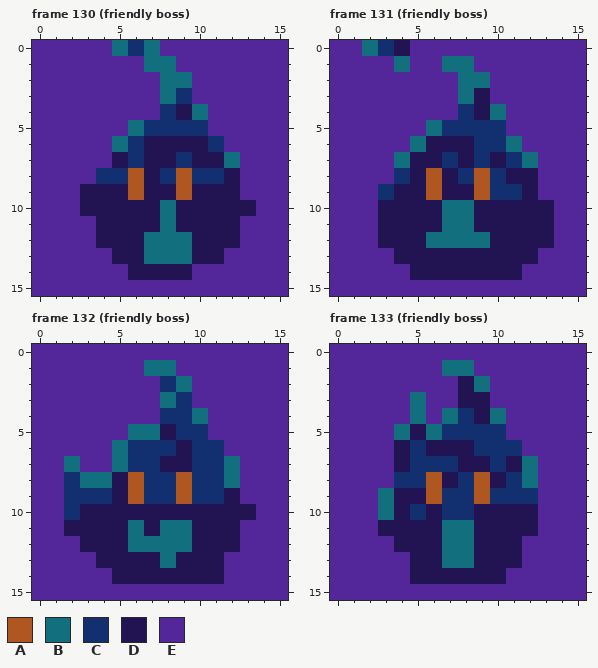
Pixel-art file -- gfx/objects.aseprite. The picture above was drawn from the file before the commit.
16x16 pixels, 137 frames. Shown: frame 130 (friendly boss), frame 131 (friendly boss), frame 132 (friendly boss), frame 133 (friendly boss). The commit also changed other frames, which this record leaves out.
Visible layers, top first: "Sword", "Character", "Background".
Palette (. is transparent): A #b05621  B #126f7e  C #122f70  D #221452  E #53269a
Pixels before, frame 130 (friendly boss), first column x 0:
 0 EEEEEBCBEEEEEEEE
 1 EEEEEEEBBEEEEEEE
 2 EEEEEEEEBBEEEEEE
 3 EEEEEEEEBCEEEEEE
 4 EEEEEEEECDBEEEEE
 5 EEEEEEBCCCCEEEEE
 6 EEEEEBCDDDDCEEEE
 7 EEEEEDCDDCDDBEEE
 8 EEEECCADCACCDEEE
 9 EEEDDDADDADDDEEE
10 EEEDDDDDBDDDDDEE
11 EEEEDDDDBDDDDEEE
12 EEEEDDDBBBDDDEEE
13 EEEEEDDBBBDDEEEE
14 EEEEEEDDDDEEEEEE
15 EEEEEEEEEEEEEEEE
Pixels before, frame 131 (friendly boss), first column x 0:
 0 EEBCDEEEEEEEEEEE
 1 EEEEBEEBBEEEEEEE
 2 EEEEEEEEBBEEEEEE
 3 EEEEEEEEBDEEEEEE
 4 EEEEEEEECDBEEEEE
 5 EEEEEEBCCCCEEEEE
 6 EEEEEBDDDCCBEEEE
 7 EEEEBDDCDCDCBEEE
 8 EEEECDADCACDDEEE
 9 EEECDDADDACCDEEE
10 EEEDDDDBBDDDDDEE
11 EEEDDDDBBDDDDDEE
12 EEEDDDBBBBDDDDEE
13 EEEEDDDDDDDDDEEE
14 EEEEEDDDDDDDEEEE
15 EEEEEEEEEEEEEEEE
Pixels before, frame 132 (friendly boss), first column x 0:
 0 EEEEEEEEEEEEEEEE
 1 EEEEEEEBBEEEEEEE
 2 EEEEEEEECBEEEEEE
 3 EEEEEEEEBCEEEEEE
 4 EEEEEEEECCBEEEEE
 5 EEEEEEBBDCCEEEEE
 6 EEEEEBCCCDCCEEEE
 7 EEBEEBCCDDCCBEEE
 8 EECBBDACCACCBEEE
 9 EECCCDACCACCDEEE
10 EECDDDDDDDDDDDEE
11 EEDDDDBDBBDDDEEE
12 EEEDDDBBBBDDDEEE
13 EEEEDDDDBDDDEEEE
14 EEEEEDDDDDDDEEEE
15 EEEEEEEEEEEEEEEE
Pixels before, frame 133 (friendly boss), first column x 0:
 0 EEEEEEEEEEEEEEEE
 1 EEEEEEEBBEEEEEEE
 2 EEEEEEEEDBEEEEEE
 3 EEEEEBEEDDEEEEEE
 4 EEEEEBEBCDBEEEEE
 5 EEEEBDBCCCCEEEEE
 6 EEEEDCDDDCCCEEEE
 7 EEEEDCCCDDCDBEEE
 8 EEEECCADCADCBEEE
 9 EEEBDDACCACCCEEE
10 EEEBDCDCCDDDDEEE
11 EEEDDDDBBDDDDEEE
12 EEEEDDDBBDDDEEEE
13 EEEEEDDBBDDDEEEE
14 EEEEEDDDDDDEEEEE
15 EEEEEEEEEEEEEEEE
After the commit:
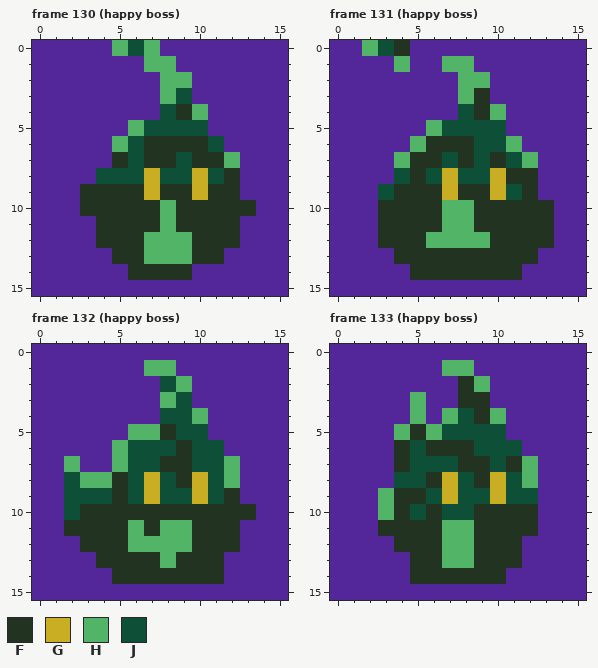
Colours new in this view: F #223421  G #c9ad23  H #52b466  J #0e4f38
The author wrote: Add sprites for little flame and recolour happy boss
Change:
Changed rows in their new state; - is an unchanged pixel.
Frame 130 (happy boss), layers "Sword", "Character":
first column x 3:
 0 --HJH------
 1 ----HH-----
 2 -----HH----
 3 -----HJ----
 4 -----JFH---
 5 ---HJJJJ---
 6 --HJFFFFJ--
 7 --FJFFJFFH-
 8 -JJJGJJGJF-
 9 FFFFGFFGFF-
10 FFFFFHFFFFF
11 -FFFFHFFFF-
12 -FFFHHHFFF-
13 --FFHHHFF--
14 ---FFFF----
Frame 131 (happy boss), layers "Sword", "Character":
first column x 2:
 0 HJF---------
 1 --H--HH-----
 2 ------HH----
 3 ------HF----
 4 ------JFH---
 5 ----HJJJJ---
 6 ---HFFFJJH--
 7 --HFFJFJFJH-
 8 --JFJGJJGFF-
 9 -JFFFGFFGJF-
10 -FFFFHHFFFFF
11 -FFFFHHFFFFF
12 -FFFHHHHFFFF
13 --FFFFFFFFF-
14 ---FFFFFFF--
Frame 132 (happy boss), layers "Sword", "Character":
first column x 2:
 1 -----HH-----
 2 ------JH----
 3 ------HJ----
 4 ------JJH---
 5 ----HHFJJ---
 6 ---HJJJFJJ--
 7 H--HJJFFJJH-
 8 JHHFJGJFGJH-
 9 JJJFJGJJGJF-
10 JFFFFFFFFFFF
11 FFFFHFHHFFF-
12 -FFFHHHHFFF-
13 --FFFFHFFF--
14 ---FFFFFFF--
Frame 133 (happy boss), layers "Sword", "Character":
first column x 3:
 1 ----HH----
 2 -----FH---
 3 --H--FF---
 4 --H-HJFH--
 5 -HFHJJJJ--
 6 -FJFFFJJJ-
 7 -FJJJFFJFH
 8 -JJFGJFGJH
 9 HFFJGJJGJJ
10 HFJFJJFFFF
11 FFFFHHFFFF
12 -FFFHHFFF-
13 --FFHHFFF-
14 --FFFFFF--
